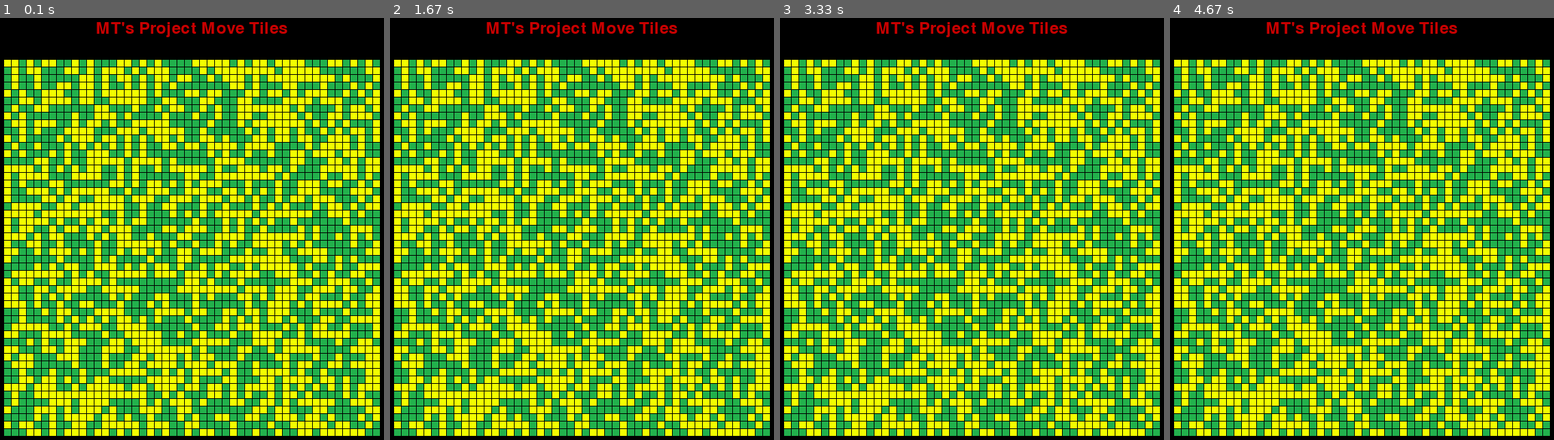
Above: before the commit, frames 1-4 (left to right).
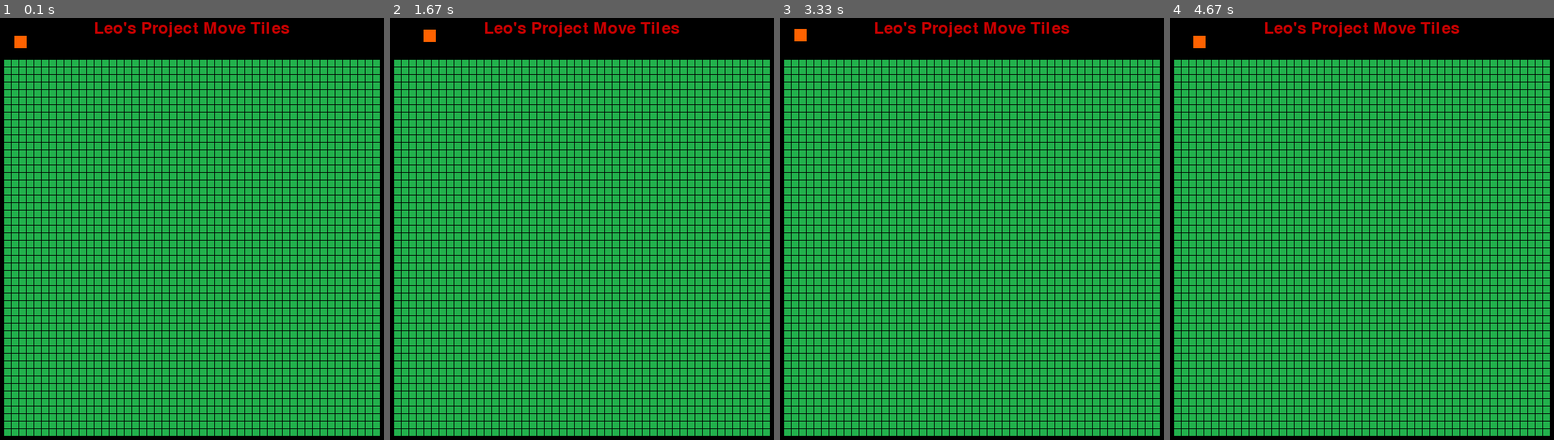
Above: after the commit, the same moments.

Repository: lollylegs2/PygameSnake
Game: pygame game, started from moveTiles.py
The game is run twice, just before and just after one commit, with the same random seed, the same clock (stepped at 60 frames per second) and the same inputs.
Inputs:
- Up to frame 1 (0.1 s): no input
- Up to frame 2 (1.67 s): hold Right 0.33-0.8 s; hold Up 0.83-1.13 s; hold Right 1.17-1.63 s
- Up to frame 3 (3.33 s): hold Left 1.67-2.2 s; hold Down 2.23-2.53 s; hold Left 2.57-2.97 s; hold Up from 3 s (still down)
- Up to frame 4 (4.67 s): release Up at 3.37 s; hold Right 3.4-4.03 s; hold Down 4.07-4.43 s; hold Left from 4.47 s (still down)

The runs differ from the first frame. In frame 1, 38% of the frame differs, in the area x 1-99%, y 0-100%; in frame 2, 38%; in frame 3, 38%; in frame 4, 38%.

Commit message:
added orange_tile and snake

Diff:
--- a/moveTiles.py
+++ b/moveTiles.py
@@ -1,5 +1,7 @@
 from move_tile_functions import *
 import pygame
+from snake import *
+
 
 pygame.init()
 
@@ -23,13 +25,20 @@
 # Make the heading
 titleText, textRectangle = make_title(screen)
 
+snake = snake(40, 40, 1)
+
+
 running = True
 while running == True:
     clock.tick(30)
     running = listen_for_quit()
     screen.fill(screenColor)
+    key = pygame.key.get_pressed()
+    snake.updateSnake(key, screen)
     # draw to screen the heading and list/array
     draw_screen(tile, gridWidth, titleText, textRectangle, screen)
+
     pygame.display.flip()
 
+
 pygame.display.quit()
--- a/move_tile_functions.py
+++ b/move_tile_functions.py
@@ -9,11 +9,9 @@
     def __init__(self, x_arg, y_arg):
         self.x = x_arg
         self.y = y_arg
-        self.random = random.randrange(100)
-        if self.random < 50:
-            self.image = pygame.image.load('green_tile.png')
-        else:
-            self.image = pygame.image.load('yellow_tile.png')
+        self.image = pygame.image.load('green_tile.png')
+
+
 #=========================END Record definition for image record=============================###
 #=========================END Record definition for image record=============================###
 
@@ -37,7 +35,7 @@
 def make_title(screen):
     # Initialise the text object and associated text rectangle that will hold the heading
     font = pygame.font.Font(None, 36)
-    local_title_text = font.render("MT's Project Move Tiles", 1, (200, 0, 0))
+    local_title_text = font.render("Leo's Project Move Tiles", 1, (200, 0, 0))
     local_text_rectangle = local_title_text.get_rect()
     local_text_rectangle.centerx = screen.get_rect().centerx
     local_text_rectangle.centery = 30
--- /dev/null
+++ b/snake.py
@@ -0,0 +1,54 @@
+import pygame
+
+
+yellowTile = pygame.image.load("yellow_tile.png")
+orangeTile = pygame.image.load("orange_tile.png")
+
+
+class snake:
+    def __init__(self, x, y, speed):
+        self.x = x
+        self.y = y
+        self.speed = speed
+        self.trail = []
+
+    def moveSnake(self, direction):
+        if direction != 0:
+            self.trail.append(trail(self.x, self.y))
+            if direction == 1:
+                self.y -= 1
+            elif direction == 2:
+                self.x += 1
+            elif direction == 3:
+                self.y += 1
+            elif direction == 4:
+                self.x -= 1
+
+    def updateSnake(self, key, screen):
+        direction = findDirection(key)
+        self.moveSnake(direction)
+        for item in self.trail:
+            item.draw(screen)
+        screen.blit(orangeTile, (self.x, self.y))
+
+
+class trail:
+    def __init__(self, x, y):
+        self.x = x
+        self.y = y
+
+    def draw(self, screen):
+        screen.blit(yellowTile, (self.x, self.y))
+
+
+def findDirection(key):
+    direction = 0
+    if key[pygame.K_UP]:
+        direction = 1
+    if key[pygame.K_RIGHT]:
+        direction = 2
+    if key[pygame.K_DOWN]:
+        direction = 3
+    if key[pygame.K_LEFT]:
+        direction = 4
+    return direction
Binary file added: orange_tile.png
